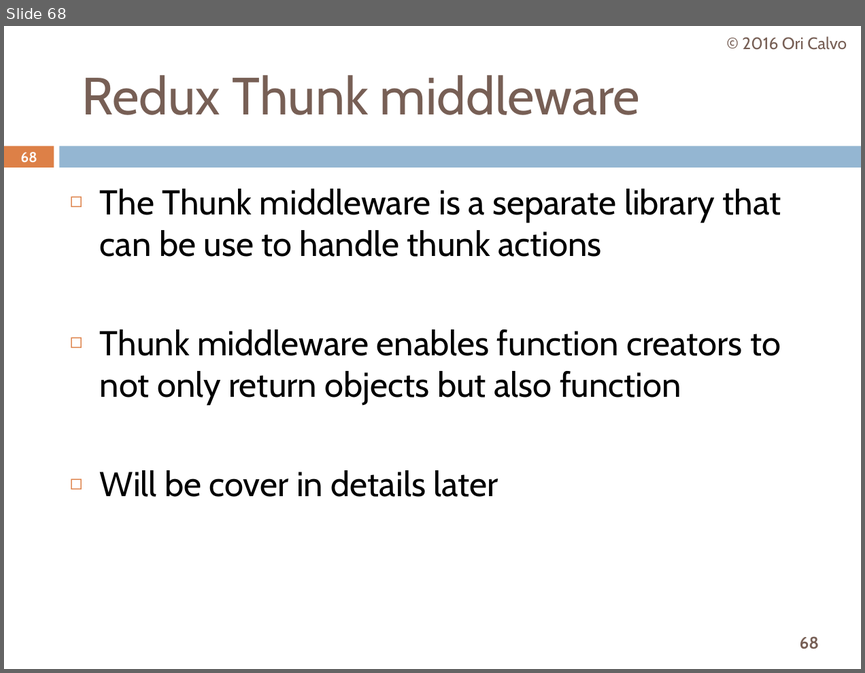
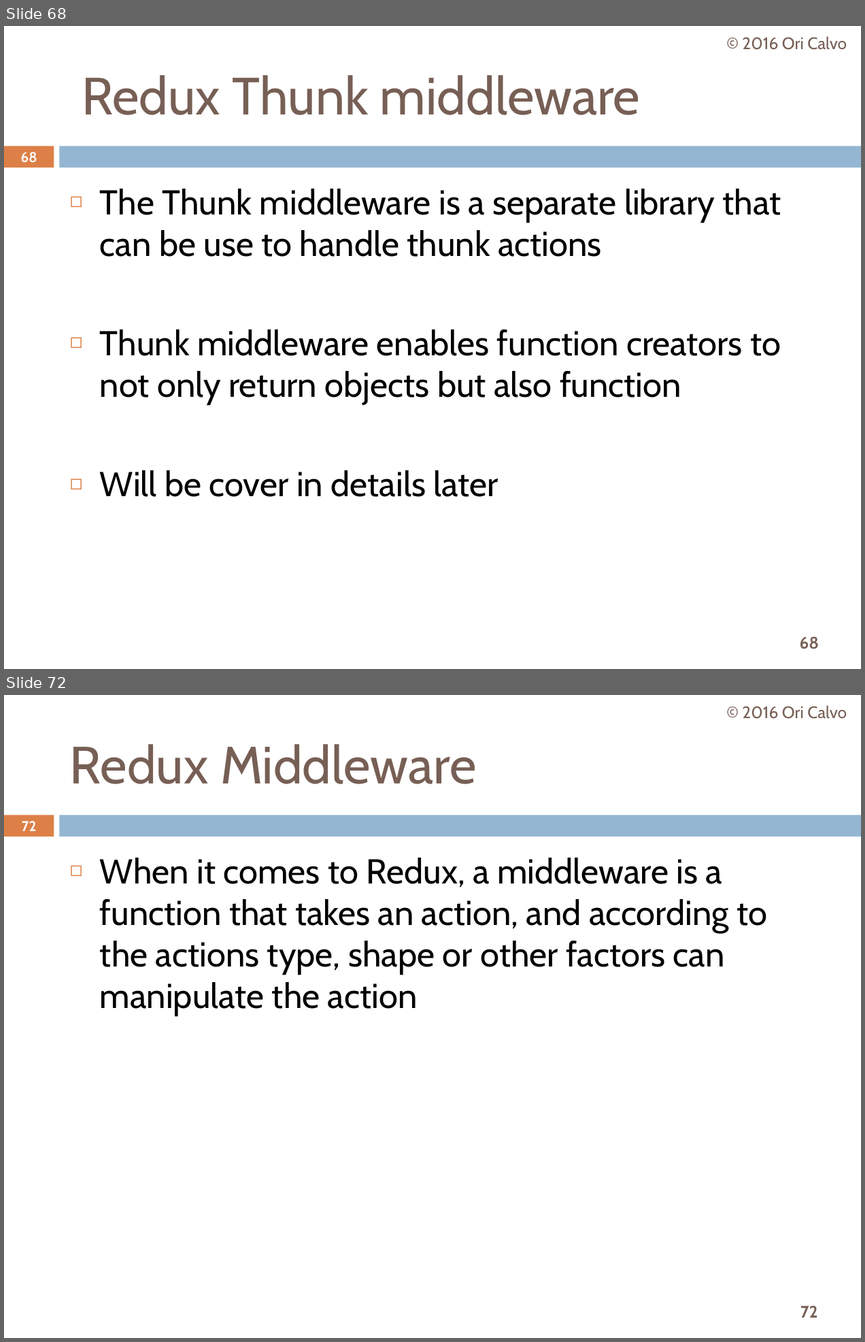
Before and after one commit to oricalvo/course-redux, a slide deck: Redux.pptx. Shown one above the other, each under a label of ours: slide 68 before the commit, slides 68 and 72 after it; the slides between them are not shown. The pictures are 865x673 and 865x1342 pixels, drawn with LibreOffice and Linux fonts; fonts in the diff are those of the drawing. Boxes give left, top, right and bottom in pixels: in the first picture for what was removed or moved away, otherwise in the second. Text is boxed around its words. In the diff, an @@ line names an element or a change of style, - is before the commit and + after.

```diff
--- a/Redux.pptx
+++ b/Redux.pptx
@@ slide 72 added at [4,695,861,1338], background #FFFFFF; not listed: 3 template elements that a slide beside it also shows @@
@@ text added at [742,705,847,719], 14 pt, text #775F55 @@
+© 2016 Ori Calvo
@@ title added at [70,744,476,784], 44 pt, text #775F55 @@
+Redux Middleware
@@ page number added at [22,821,37,831], 11.9 pt, text #FFFFFF, bold @@
+72
@@ text added at [100,858,768,1015], 29 pt, text #000000 @@
+◻ When it comes to Redux, a middleware is a function that takes an action, and according to the actions type, shape or other factors can manipulate the action
```
Also in this commit, not shown: 9 slides changed, 15 other slides added.
